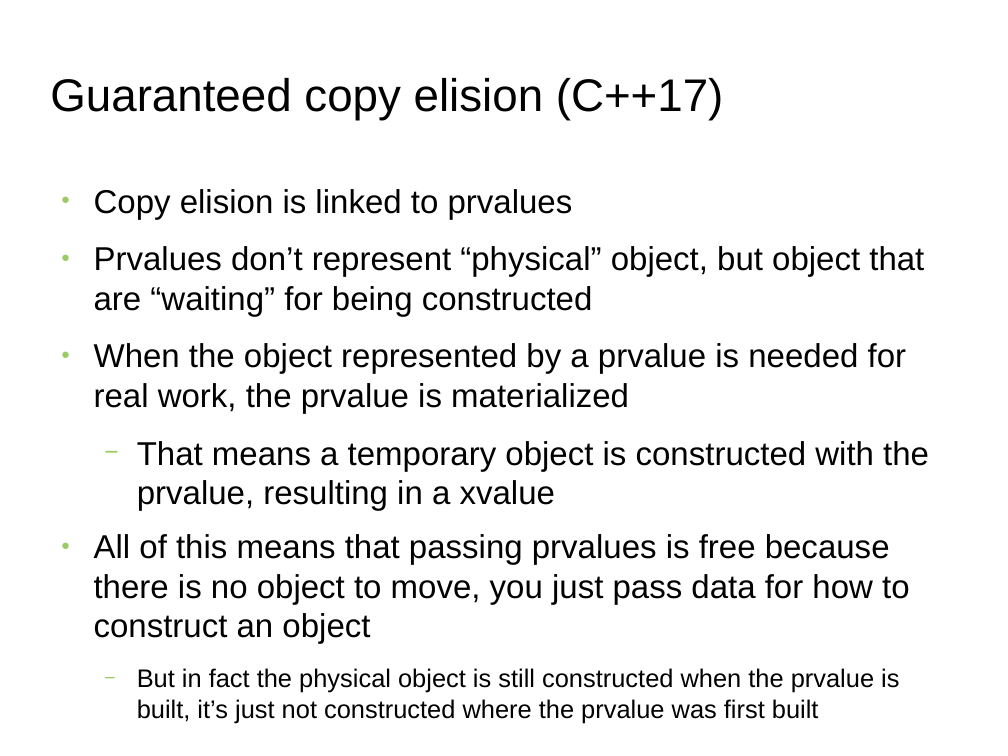
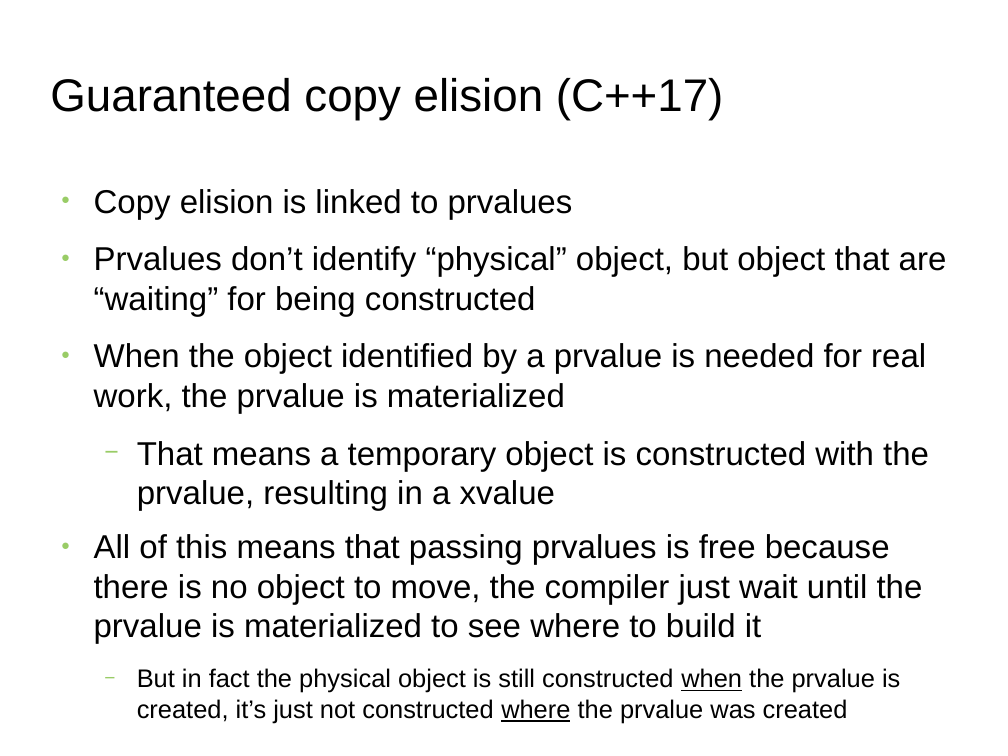
Before and after one commit to FranckRJ/CPP-trainings, a slide deck: slide 17 of traning-move.odp (slide 16 before the commit). Drawn at 1008x756 pixels with LibreOffice and Linux fonts; fonts in the diff are those of the drawing; background and template pictures are left out. Boxes give left, top, right and bottom in pixels: in the first picture for what was removed or moved away, otherwise in the second. Text is boxed around its words. In the diff, an @@ line names an element or a change of style, - is before the commit and + after.

```diff
--- a/traning-move.odp
+++ b/traning-move.odp
@@ text at [94, 246, 947, 414]: text changed @@
-● Prvalues don’t represent “physical” object, but object that are “waiting” for being constructed
-● When the object represented by a prvalue is needed for real work, the prvalue is materialized
+● Prvalues don’t identify “physical” object, but object that are “waiting” for being constructed
+● When the object identified by a prvalue is needed for real work, the prvalue is materialized
@@ text at [94, 534, 923, 723]: text changed; size 20 to 26 pt @@
-● All of this means that passing prvalues is free because there is no object to move, you just pass data for how to construct an object
-  − But in fact the physical object is still constructed when the prvalue is built, it’s just not constructed where the prvalue was first built
+● All of this means that passing prvalues is free because there is no object to move, the compiler just wait until the prvalue is materialized to see where to build it
+  − But in fact the physical object is still constructed when the prvalue is created, it’s just not constructed where the prvalue was created
```
Also in this commit, not shown: 7 other slides changed, 1 slide added.
